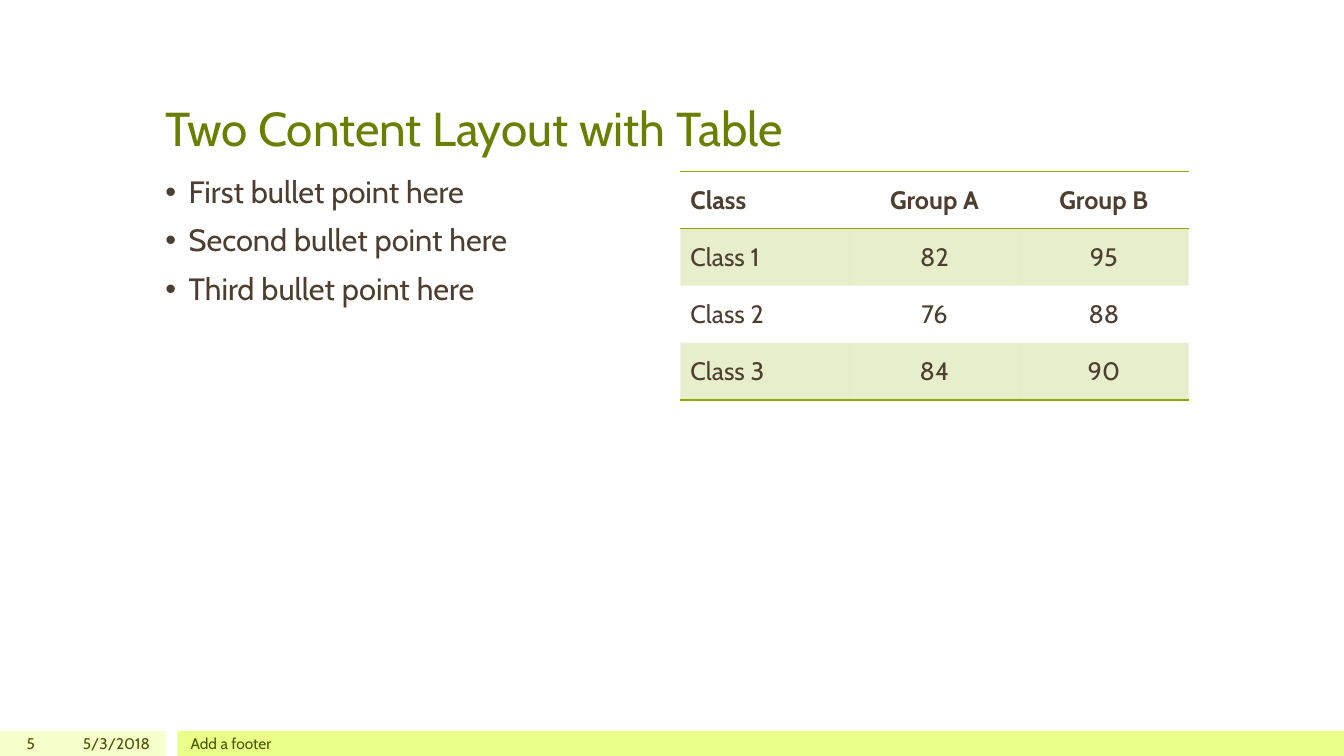
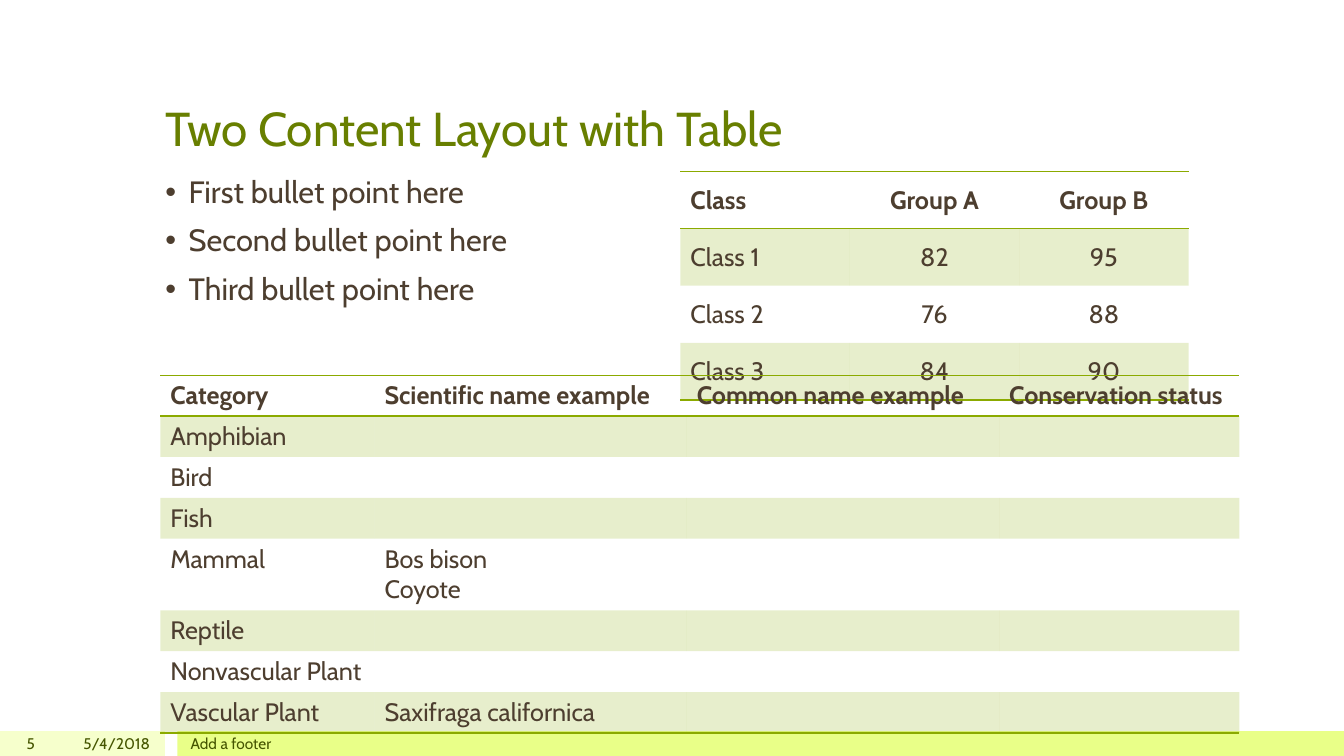
Before and after one commit to iamchristinelee/codeacademy, a slide deck: slide 5 of DataScience/Capstone/biodiversity.pptx. Drawn at 1344x756 pixels with LibreOffice and Linux fonts; fonts in the diff are those of the drawing. Boxes give left, top, right and bottom in pixels: in the first picture for what was removed or moved away, otherwise in the second. Text is boxed around its words. In the diff, an @@ line names an element or a change of style, - is before the commit and + after.

```diff
--- a/DataScience/Capstone/biodiversity.pptx
+++ b/DataScience/Capstone/biodiversity.pptx
@@ table added at <box>160,375,1240,731</box>, 8 rows, 4 columns @@
+Category | Scientific name example | Common name example | Conservation status
+Amphibian |  |  | 
+Bird |  |  | 
+Fish |  |  | 
+Mammal | Bos bison / Coyote |  | 
+Reptile |  |  | 
+Nonvascular Plant |  |  | 
+Vascular Plant | Saxifraga californica |  | 
@@ text at <box>83,738,150,751</box>: text changed @@
-5/3/2018
+5/4/2018
```
Also in this commit, not shown: 11 other slides changed, 1 other file.
